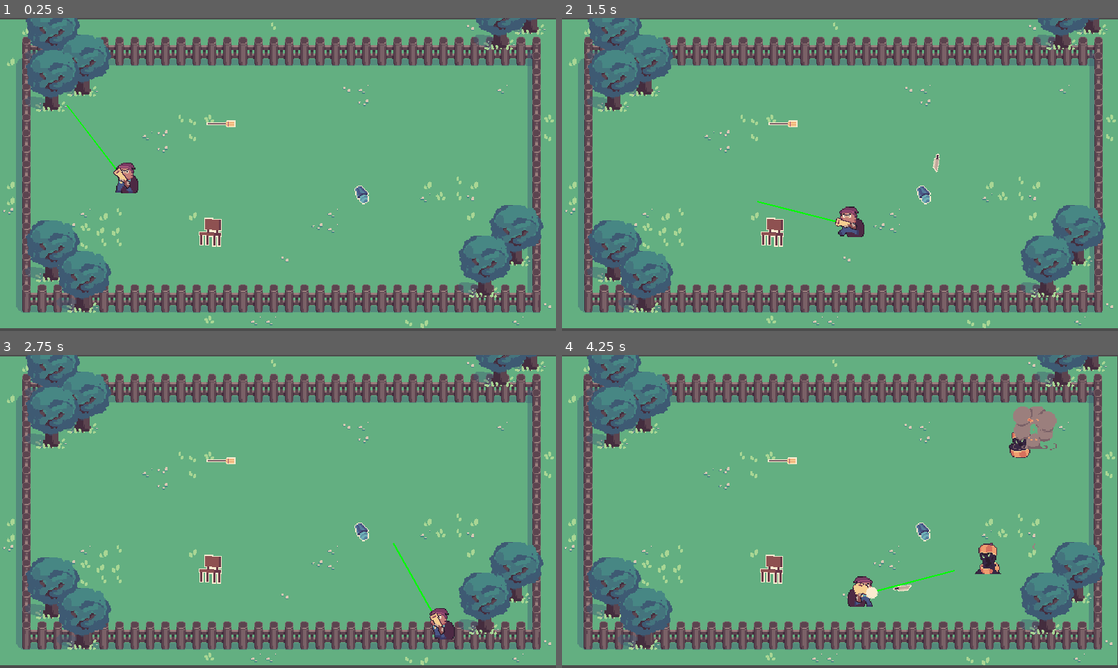
Above: before the commit, frames 1-4 (two rows, left to right).
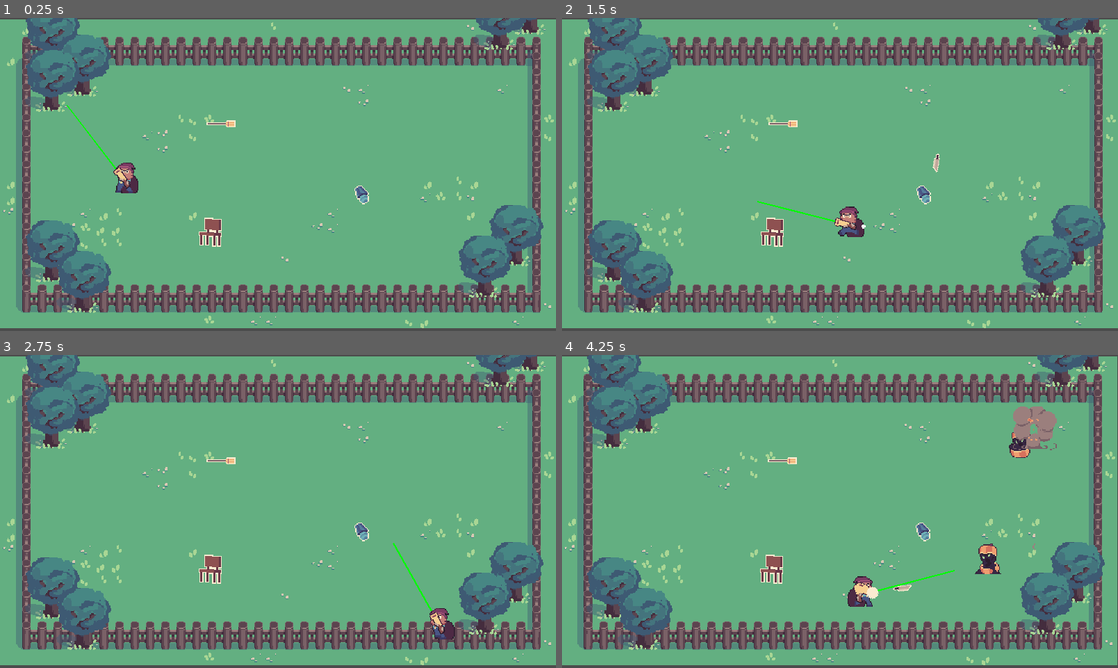
Above: after the commit, the same moments.

Repository: OceanBoy612/BrackeysJam2021
Game: Godot game, scene res://Code/World.tscn
Two runs of this game, one before a commit and one after it. Both use one fixed random seed, a clock stepped at 60 frames per second and the inputs below.
Inputs (mouse positions are in pixels of both pictures, inside the frame that each line leads up to):
- Up to frame 1 (0.25 s): no input
- Up to frame 2 (1.5 s): tap Enter (ui_accept) at 0.5, 0.77 s; move the mouse to (962, 158) at 0.52 s; hold Right (ui_right) 0.53-1.28 s; move the mouse to (728, 190) at 1.27 s; hold Down (ui_down) from 1.28 s (still down)
- Up to frame 3 (2.75 s): tap Enter (ui_accept) at 1.52 s; move the mouse to (333, 442) at 2.02 s; release Down (ui_down) at 2.03 s; hold Right (ui_right) from 2.03 s (still down)
- Up to frame 4 (4.25 s): move the mouse to (812, 574) at 2.77 s; release Right (ui_right) at 2.78 s; hold Up (ui_up) 2.78-3.53 s; tap Enter (ui_accept) at 3.02, 3.77 s; move the mouse to (1006, 558) at 3.52 s; hold Left (ui_left) from 3.53 s (still down)

The runs differ from the first frame. In frame 1, less than 0.1% of the frame differs, in the area x 20-24%, y 47-55%; in frame 2, less than 0.1%; in frame 3, less than 0.1%; in frame 4, less than 0.1%, in the area x 52-79%, y 60-80%.

Commit message:
Added walking dust effect, changed sound to be signal based

Diff:
--- a/src/Art/Spriteframes/Dust_spriteframes.tres
+++ b/src/Art/Spriteframes/Dust_spriteframes.tres
@@ -29,7 +29,7 @@
 [resource]
 animations = [ {
 "frames": [ SubResource( 1 ), SubResource( 2 ), SubResource( 3 ), SubResource( 4 ), SubResource( 5 ), SubResource( 6 ) ],
-"loop": true,
+"loop": false,
 "name": "Idle",
 "speed": 20.0
 } ]
--- /dev/null
+++ b/src/Code/Player/GroundDust.gd
@@ -0,0 +1,31 @@
+extends AnimatedSprite
+
+
+onready var player: Player = get_parent()
+
+
+var old_move_dir: Vector2 = Vector2()
+
+
+func _ready():
+	player.connect("moved", self, "on_player_moved")
+
+
+func on_player_moved():
+	check_flip()
+
+	var dot_product = player.move_dir.dot(old_move_dir)
+	if dot_product < 0.9 and frame == 5:
+		frame = 0
+		play("Idle")
+
+	old_move_dir = player.move_dir
+
+
+func check_flip():
+	if player.aiming_dir.x > 0:
+		flip_h = false
+		position.x = -abs(position.x)
+	else:
+		flip_h = true
+		position.x = abs(position.x)
--- a/src/Code/Player/Player.gd
+++ b/src/Code/Player/Player.gd
@@ -3,6 +3,7 @@
 
 
 signal moved
+signal stopped
 signal shot
 signal picked_up_item
 signal charged
@@ -30,28 +31,24 @@
 	aiming_dir = get_dir_to_mouse()
 	update_aimer_position()
 
+	var old_move_dir = move_dir
 	move_dir = get_input_dir()
 	var _vel = move_and_slide(move_dir * speed)
 
-	if move_dir.is_equal_approx(Vector2()):
+	if not move_dir.is_equal_approx(Vector2()):
 		emit_signal("moved")
-
-	if move_dir == Vector2.ZERO:
-		if $WalkLoop.is_playing() == true:
-			$WalkLoop.stop()
 	else:
-		if $WalkLoop.is_playing() == false:
-			$WalkLoop.play()
+		emit_signal("stopped")
 
 #	if can_shoot(): # full auto
 #		shoot()
-
-	update() # debugging
 
 	if Input.is_action_pressed("ui_accept"):
 		charge_gun()
 	elif Input.is_action_just_released("ui_accept"):
 		shoot_gun()
+
+	update() # debugging
 
 
 #func _input(event):
@@ -61,8 +58,12 @@
 #		shoot_gun()
 
 
+
+
+
 func shoot_gun():
 	$Aimer/Blunderbuss.shoot()
+
 
 func charge_gun():
 	emit_signal("charged")
--- a/src/Code/Player/Player.tscn
+++ b/src/Code/Player/Player.tscn
@@ -7,6 +7,9 @@
 [ext_resource path="res://Code/Player/Blunderbuss.gd" type="Script" id=5]
 [ext_resource path="res://Audio/SHOOT5_BB_sfx.wav" type="AudioStream" id=6]
 [ext_resource path="res://Audio/FOOTSTEP_LOOP1_BB_sfx.wav" type="AudioStream" id=7]
+[ext_resource path="res://Art/Spriteframes/Dust_spriteframes.tres" type="SpriteFrames" id=8]
+[ext_resource path="res://Code/Player/GroundDust.gd" type="Script" id=9]
+[ext_resource path="res://Code/Player/WalkLoop.gd" type="Script" id=10]
 
 [sub_resource type="RectangleShape2D" id=1]
 extents = Vector2( 8.19074, 10.5732 )
@@ -18,20 +21,19 @@
 speed = 300
 
 [node name="Sprite" type="AnimatedSprite" parent="."]
-position = Vector2( 0, -3.67081 )
+position = Vector2( 0, -3.77593 )
 frames = ExtResource( 1 )
 animation = "Walk"
 script = ExtResource( 3 )
 
 [node name="Shape" type="CollisionShape2D" parent="."]
-position = Vector2( 0, 1.75162 )
+position = Vector2( 0, 1.6465 )
 shape = SubResource( 1 )
 
 [node name="Aimer" type="Position2D" parent="."]
-position = Vector2( 1.62408, 0 )
+position = Vector2( 1.624, 0 )
 
 [node name="Blunderbuss" type="AnimatedSprite" parent="Aimer"]
-position = Vector2( -0.62408, 0 )
 frames = ExtResource( 4 )
 animation = "Idle"
 playing = true
@@ -42,3 +44,12 @@
 
 [node name="WalkLoop" type="AudioStreamPlayer2D" parent="."]
 stream = ExtResource( 7 )
+script = ExtResource( 10 )
+
+[node name="GroundDust" type="AnimatedSprite" parent="."]
+position = Vector2( -14.8208, 0.420448 )
+frames = ExtResource( 8 )
+animation = "Idle"
+frame = 5
+playing = true
+script = ExtResource( 9 )
--- a/src/Code/Player/Sprite/Sprite.gd
+++ b/src/Code/Player/Sprite/Sprite.gd
@@ -1,15 +1,43 @@
 extends AnimatedSprite
 
 
-func _physics_process(_delta):
-	var player = get_parent()
+onready var player: Player = get_parent() as Player
 
-	if player.move_dir == Vector2.ZERO:
-		play("Idle")
-	else:
-		play("Walk")
 
+func _ready():
+	player.connect("moved", self, "_on_Player_moved")
+	player.connect("stopped", self, "_on_Player_stopped")
+
+
+func _on_Player_moved():
+	play("Walk")
+
+	handle_flipping()
+
+
+func _on_Player_stopped():
+	play("Idle")
+
+	handle_flipping()
+
+
+func handle_flipping():
 	if player.aiming_dir.x > 0:
 		flip_h = false
 	else:
 		flip_h = true
+
+
+
+#func _physics_process(_delta):
+#	var player = get_parent()
+#
+#	if player.move_dir == Vector2.ZERO:
+#		play("Idle")
+#	else:
+#		play("Walk")
+#
+#	if player.aiming_dir.x > 0:
+#		flip_h = false
+#	else:
+#		flip_h = true
--- /dev/null
+++ b/src/Code/Player/WalkLoop.gd
@@ -0,0 +1,18 @@
+extends AudioStreamPlayer2D
+
+
+onready var player: Player = get_parent() as Player
+
+
+func _ready():
+	player.connect("moved", self, "_on_Player_moved")
+	player.connect("stopped", self, "_on_Player_stopped")
+
+
+func _on_Player_moved():
+	if not is_playing():
+		play()
+
+func _on_Player_stopped():
+	if is_playing():
+		stop()
Not shown: 1 places in src/Code/Player/Player.tscn that only renumber resources
